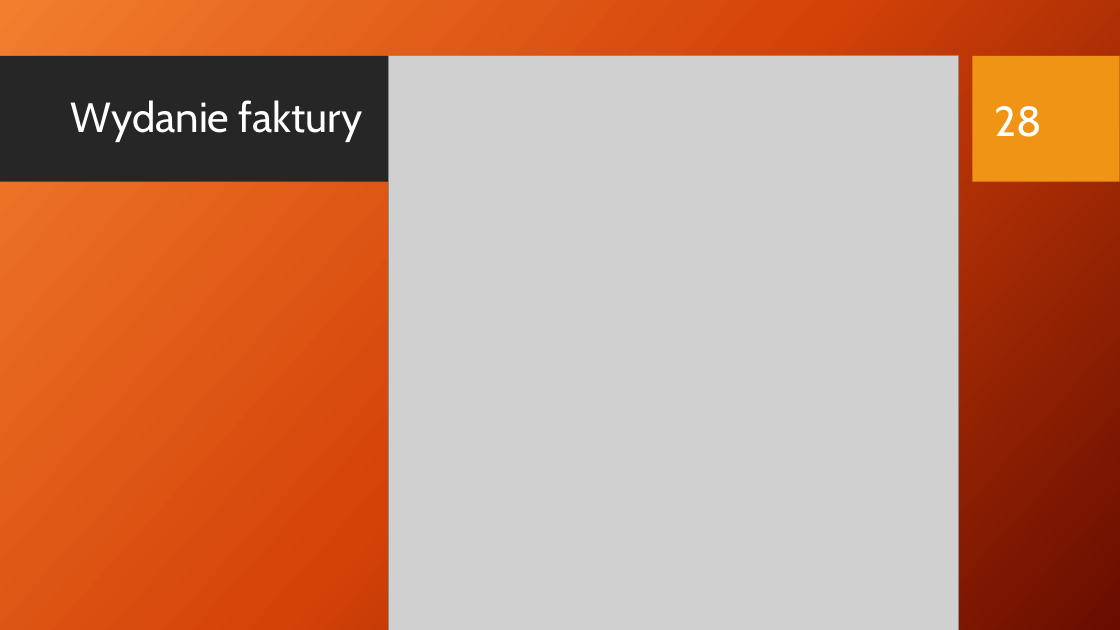
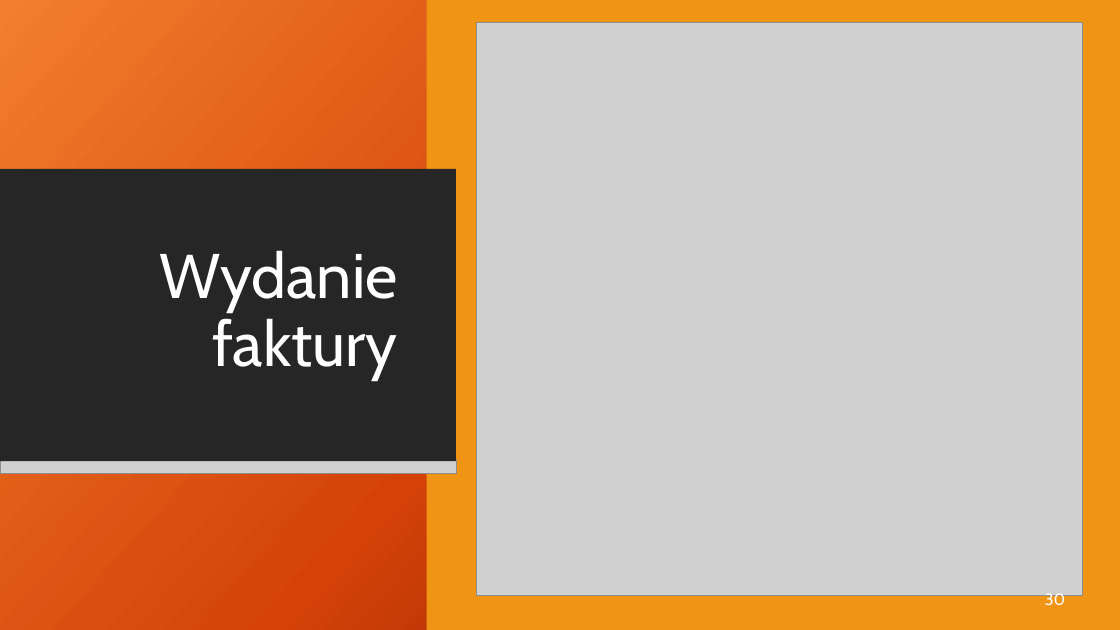
Before and after one commit to rudnickirobert/KWZP2021, a slide deck: slide 30 of Prezentacja_29.04.pptx (slide 28 before the commit). Drawn at 1120x630 pixels with LibreOffice and Linux fonts; fonts in the diff are those of the drawing; grey boxes stand for pictures; background and template pictures are left out. Boxes give left, top, right and bottom in pixels: in the first picture for what was removed or moved away, otherwise in the second. Text is boxed around its words. In the diff, an @@ line names an element or a change of style, - is before the commit and + after.

```diff
--- a/Prezentacja_29.04.pptx
+++ b/Prezentacja_29.04.pptx
@@ rectangle added at box(0, 0, 1120, 630), fill gradient #F18031 to #D54209 to #6A0D00 @@
@@ rectangle added at box(427, 0, 1120, 630), fill #F09415 @@
@@ picture: place and size @@
-picture at box(389, 55, 960, 630)
+picture at box(477, 23, 1083, 596)
@@ page number removed at box(994, 106, 1042, 137) @@
-28
@@ rectangle added at box(0, 169, 456, 461), fill #262626 @@
@@ title "Wydanie faktury": place and size @@
-title "Wydanie faktury" at box(71, 100, 362, 142)
+title "Wydanie faktury" at box(160, 250, 398, 380)
@@ title "Wydanie faktury" at box(160, 250, 398, 380): size 36 to 54 pt; alignment left to right @@
@@ rectangle added at box(0, 238, 824, 391), fill #262626 @@
@@ rectangle added at box(837, 238, 1120, 391), fill #F09415 @@
@@ picture added at box(0, 390, 824, 415) @@
@@ picture added at box(837, 390, 1120, 415) @@
@@ picture added at box(0, 460, 456, 473) @@
@@ page number added at box(1045, 592, 1066, 606), 14 pt, text #FFFFFF @@
+30
```
Also in this commit, not shown: 7 other slides changed, 3 slides added.
